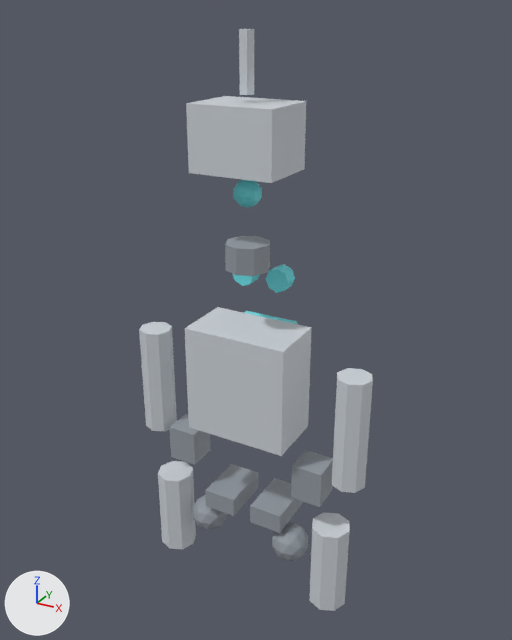
The glTF model public/studio/v2.15.0/d_robot/model.glb: old version first, new version second.
The view is the same before and after, from a 50 mm lens placed at (6.08, -10.74, 8.17), pointed at (-0.01, 0.32, 2.64). Every picture has the same lights, and +X, +Y and +Z are marked at lower left. The picture after the commit comes second. Where no turn or scale is listed for an object, it has been applied to the vertices.

In view in the first picture: 'part0', 'part10', 'part11', 'part12', 'part13', 'part14', 'part15', 'part16', 'part17', 'part3', 'part5', 'part6', 'part8', 'part9' and 4 more.
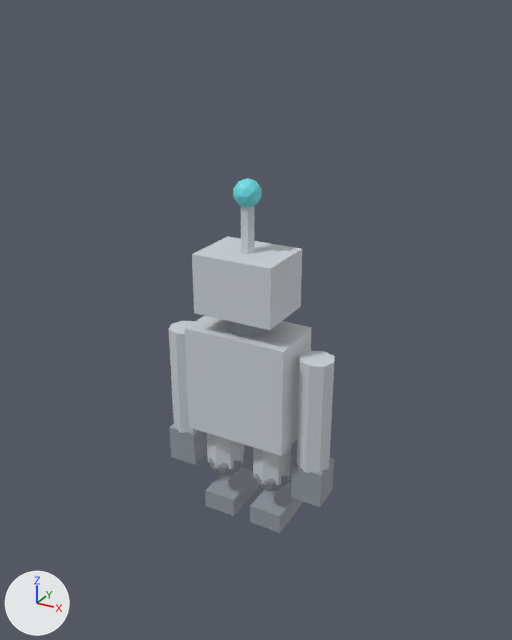
The change, as a list of edits to the scene's bpy script:
```text
Change me_geometry_0:
    used by ob_part0; location = (0.0, 0.0, 0.0)
    remove me_geometry_0.from_pydata(...)  # 8 vertices, 12 faces; spans x -0.8..0.8, y -0.62..0.62, z 5.59..6.74
    add me_geometry_0.from_pydata(...)  # 8 vertices, 12 faces; spans x -0.8..0.8, y -0.62..0.62, z 2.97..4.12
    me_geometry_0 part 1: the whole mesh is moved by (0.0, 0.0, -2.61)
Change me_geometry_3:
    used by ob_part3; location = (0.0, 0.0, 0.0)
    remove me_geometry_3.from_pydata(...)  # 14 vertices, 24 faces; spans x -0.14..0.14, y -0.121..0.121, z 6.866..7.866
    add me_geometry_3.from_pydata(...)  # 14 vertices, 24 faces; spans x -0.14..0.14, y -0.121..0.121, z 4.1..5.1
    me_geometry_3 part 2: the whole mesh is moved by (0.0, 0.0, -2.766)
Change me_geometry_5:
    used by ob_part5; location = (0.0, 0.0, 0.0)
    remove me_geometry_5.from_pydata(...)  # 18 vertices, 32 faces; spans x -0.42..0.42, y -0.42..0.42, z 3.799..4.299
    add me_geometry_5.from_pydata(...)  # 18 vertices, 32 faces; spans x -0.42..0.42, y -0.42..0.42, z 2.57..3.07
    me_geometry_5 part 3: the whole mesh is moved by (0.0, 0.0, -1.229)
Change me_geometry_8:
    used by ob_part8; location = (0.0, 0.0, 0.0)
    remove me_geometry_8.from_pydata(...)  # 18 vertices, 32 faces; spans x -2.54..-1.86, y -0.34..0.34, z -0.18..2.12
    add me_geometry_8.from_pydata(...)  # 18 vertices, 32 faces; spans x -1.79..-1.11, y -0.34..0.34, z 0.0..2.3
    me_geometry_8 part 4: the whole mesh is moved by (0.75, 0.0, 0.18)
Change me_geometry_10:
    used by ob_part10; location = (0.0, 0.0, 0.0)
    remove me_geometry_10.from_pydata(...)  # 18 vertices, 32 faces; spans x 1.86..2.54, y -0.34..0.34, z -0.18..2.12
    add me_geometry_10.from_pydata(...)  # 18 vertices, 32 faces; spans x 1.11..1.79, y -0.34..0.34, z 0.0..2.3
    me_geometry_10 part 5: the whole mesh is moved by (-0.75, 0.0, 0.18)
Change me_geometry_12:
    used by ob_part12; location = (0.0, 0.0, 0.0)
    remove me_geometry_12.from_pydata(...)  # 42 vertices, 80 faces; spans x -1.398..-0.598, y -0.4..0.4, z -2.53..-1.73
    add me_geometry_12.from_pydata(...)  # 42 vertices, 80 faces; spans x -0.95..-0.15, y -0.4..0.4, z -0.9..-0.1
    me_geometry_12 part 6: the whole mesh is moved by (0.448, 0.0, 1.63)
Change me_geometry_13:
    used by ob_part13; location = (0.0, 0.0, 0.0)
    remove me_geometry_13.from_pydata(...)  # 18 vertices, 32 faces; spans x -2.29..-1.49, y -0.4..0.4, z -3.23..-1.33
    add me_geometry_13.from_pydata(...)  # 18 vertices, 32 faces; spans x -0.95..-0.15, y -0.4..0.4, z -0.55..1.35
    me_geometry_13 part 7: the whole mesh is moved by (1.34, 0.0, 2.68)
Change me_geometry_15:
    used by ob_part15; location = (0.0, 0.0, 0.0)
    remove me_geometry_15.from_pydata(...)  # 42 vertices, 80 faces; spans x 0.598..1.398, y -0.4..0.4, z -2.53..-1.73
    add me_geometry_15.from_pydata(...)  # 42 vertices, 80 faces; spans x 0.15..0.95, y -0.4..0.4, z -0.9..-0.1
    me_geometry_15 part 8: the whole mesh is moved by (-0.448, 0.0, 1.63)
Change me_geometry_16:
    used by ob_part16; location = (0.0, 0.0, 0.0)
    remove me_geometry_16.from_pydata(...)  # 18 vertices, 32 faces; spans x 1.49..2.29, y -0.4..0.4, z -3.23..-1.33
    add me_geometry_16.from_pydata(...)  # 18 vertices, 32 faces; spans x 0.15..0.95, y -0.4..0.4, z -0.55..1.35
    me_geometry_16 part 9: the whole mesh is moved by (-1.34, 0.0, 2.68)
```

Where the change shows, as pixel boxes [x1, y1, x2, y2] in the pictures (512 x 640 px):
'part0', moved
    before: [186, 96, 306, 183]
    after: [192, 236, 302, 330]
'part10', moved
    before: [332, 368, 373, 493]
    after: [297, 351, 335, 473]
'part8', moved
    before: [139, 322, 177, 431]
    after: [169, 321, 198, 433]
'part16', moved
    before: [309, 513, 350, 611]
    after: [253, 446, 291, 485]
'part13', moved
    before: [158, 461, 196, 549]
    after: [207, 433, 244, 469]
'part5', moved
    before: [225, 236, 270, 276]
    after: [227, 321, 268, 337]
'part3', moved
    before: [239, 29, 254, 95]
    after: [241, 206, 254, 254]
'part15', moved
    before: [272, 523, 308, 561]
    after: [255, 467, 291, 491]
'part12', moved
    before: [193, 495, 227, 530]
    after: [209, 453, 244, 475]
